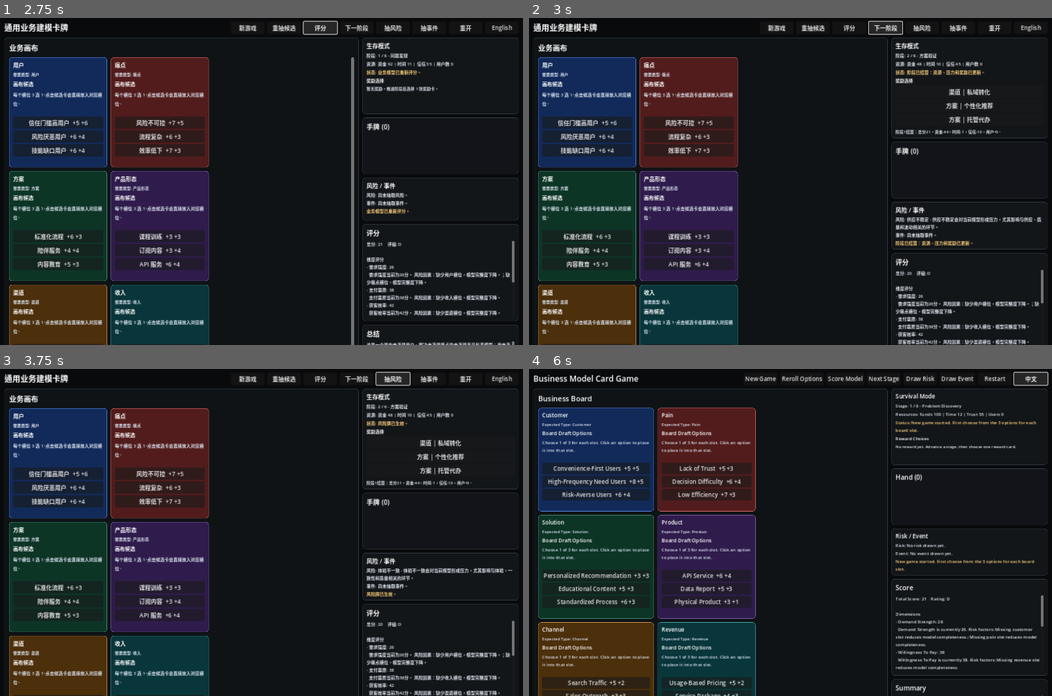
Above: before the commit, frames 1-4 (two rows, left to right).
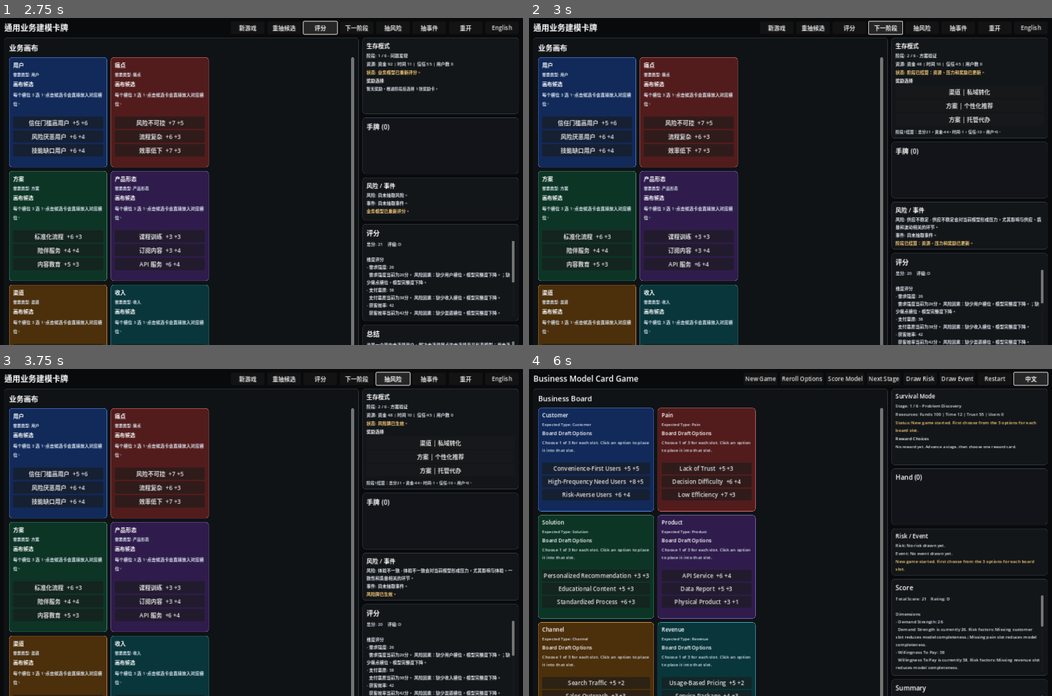
Above: after the commit, the same moments.

Repository: HelloKuoty/poker
Game: Godot game, scene res://scenes/main.tscn
Two runs of this game, one before a commit and one after it. Both use one fixed random seed, a clock stepped at 60 frames per second and the inputs below.
Inputs:
- Up to frame 1 (2.75 s): click "新游戏" at 0.5 s; click "重抽候选" at 1.25 s; click "评分" at 2 s
- Up to frame 2 (3 s): click "下一阶段" at 2.75 s
- Up to frame 3 (3.75 s): click "抽风险" at 3.5 s
- Up to frame 4 (6 s): click "抽事件" at 4.25 s; click "重开" at 5 s; click "English" at 5.75 s

Frame 1 is identical in both runs. In frame 2, 0.5% of the frame differs, in the area x 67-68%, y 12-100%; in frame 3, 0.5%; in frame 4, 0.6%, in the area x 67-68%, y 11-100%.

Commit message:
Add board drag panning

Diff:
--- a/scripts/ui/board_view.gd
+++ b/scripts/ui/board_view.gd
@@ -14,6 +14,11 @@
 var title_label: Label
 var scroll: ScrollContainer
 var grid: GridContainer
+var drag_candidate := false
+var dragging := false
+var drag_start_mouse := Vector2.ZERO
+var drag_start_vertical := 0
+var drag_start_horizontal := 0
 
 
 func setup(loc: LocalizationManager) -> void:
@@ -32,6 +37,31 @@
 		slot.setup(slot_type, slots.get(slot_type, {}), draft_options.get(slot_type, []), localization, selected_card_type, type_colors)
 		slot.slot_clicked.connect(_on_slot_clicked)
 		slot.draft_option_clicked.connect(_on_draft_option_clicked)
+
+
+func _input(event: InputEvent) -> void:
+	if scroll == null:
+		return
+	if event is InputEventMouseButton and event.button_index == MOUSE_BUTTON_LEFT:
+		if event.pressed and _is_mouse_over_board():
+			drag_candidate = true
+			dragging = false
+			drag_start_mouse = get_viewport().get_mouse_position()
+			drag_start_vertical = scroll.scroll_vertical
+			drag_start_horizontal = scroll.scroll_horizontal
+		elif drag_candidate:
+			if dragging:
+				get_viewport().set_input_as_handled()
+			drag_candidate = false
+			dragging = false
+	if event is InputEventMouseMotion and drag_candidate:
+		var current_mouse := get_viewport().get_mouse_position()
+		var delta := current_mouse - drag_start_mouse
+		if dragging or abs(delta.y) > 6.0 or abs(delta.x) > 6.0:
+			dragging = true
+			scroll.scroll_vertical = max(0, drag_start_vertical - int(delta.y))
+			scroll.scroll_horizontal = max(0, drag_start_horizontal - int(delta.x))
+			get_viewport().set_input_as_handled()
 
 
 func _ensure_nodes() -> void:
@@ -56,6 +86,8 @@
 
 	var root := VBoxContainer.new()
 	root.add_theme_constant_override("separation", 10)
+	root.size_flags_horizontal = Control.SIZE_EXPAND_FILL
+	root.size_flags_vertical = Control.SIZE_EXPAND_FILL
 	margin.add_child(root)
 
 	title_label = Label.new()
@@ -67,6 +99,8 @@
 	scroll.size_flags_vertical = Control.SIZE_EXPAND_FILL
 	scroll.size_flags_horizontal = Control.SIZE_EXPAND_FILL
 	scroll.horizontal_scroll_mode = ScrollContainer.SCROLL_MODE_DISABLED
+	scroll.vertical_scroll_mode = ScrollContainer.SCROLL_MODE_SHOW_ALWAYS
+	scroll.follow_focus = true
 	root.add_child(scroll)
 
 	grid = GridContainer.new()
@@ -89,3 +123,9 @@
 
 func _on_draft_option_clicked(slot_type: String, card_id: String) -> void:
 	emit_signal("draft_option_clicked", slot_type, card_id)
+
+
+func _is_mouse_over_board() -> bool:
+	var mouse_position := get_viewport().get_mouse_position()
+	var rect := Rect2(global_position, size)
+	return rect.has_point(mouse_position)
Not shown, changed: ITERATION_LOG.md
Not shown, changed: TODO.md
